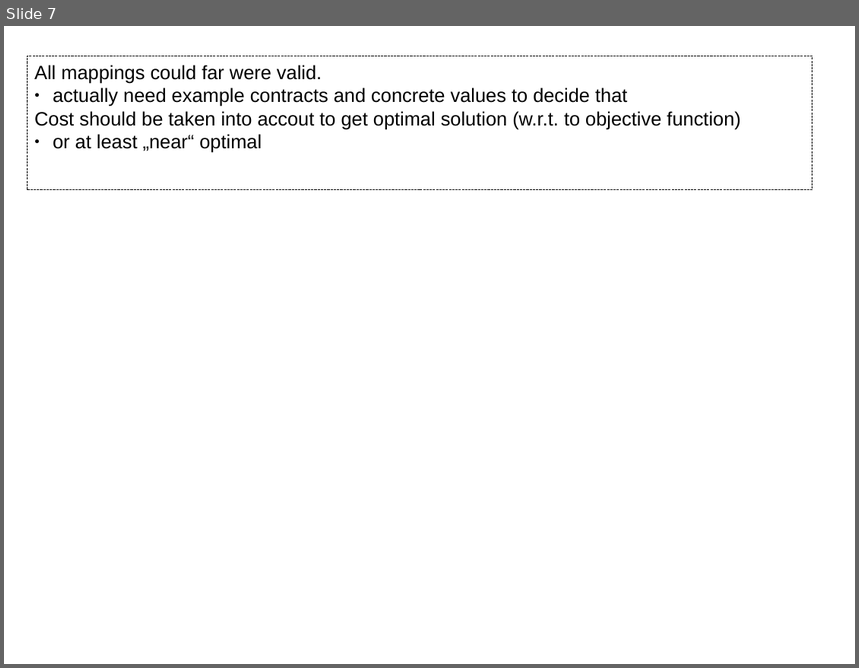
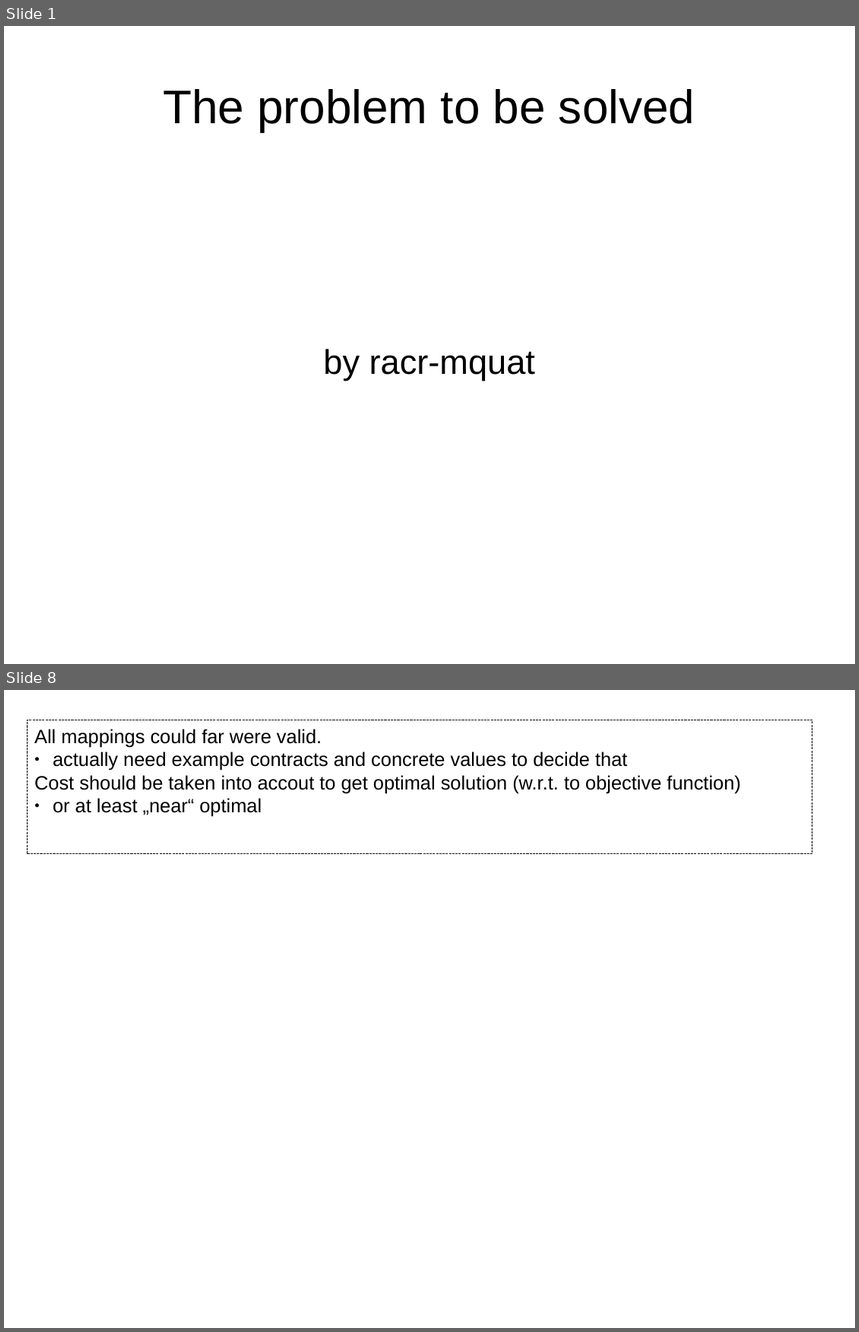
Before and after one commit to rene-schoene/racr-mquat, a slide deck: doc/the-problem.odp. Shown one above the other, each under a label of ours: slide 7 before the commit, slides 1 and 8 after it; the slides between them are not shown. The pictures are 859x668 and 859x1332 pixels, drawn with LibreOffice and Linux fonts; fonts in the diff are those of the drawing. Boxes give left, top, right and bottom in pixels: in the first picture for what was removed or moved away, otherwise in the second. Text is boxed around its words. In the diff, an @@ line names an element or a change of style, - is before the commit and + after.

```diff
--- a/doc/the-problem.odp
+++ b/doc/the-problem.odp
@@ slide 1 added at <box>4,26,855,664</box>, background #FFFFFF @@
@@ title added at <box>163,89,695,132</box>, 44 pt, text #000000 @@
+The problem to be solved
@@ subtitle added at <box>323,349,535,380</box>, 32 pt, text #000000 @@
+by racr-mquat
@@ what was slide 7 is now slide 8 @@
```
Also in this commit, not shown: 5 slides changed, 1 other slide added, 1 slide removed.
